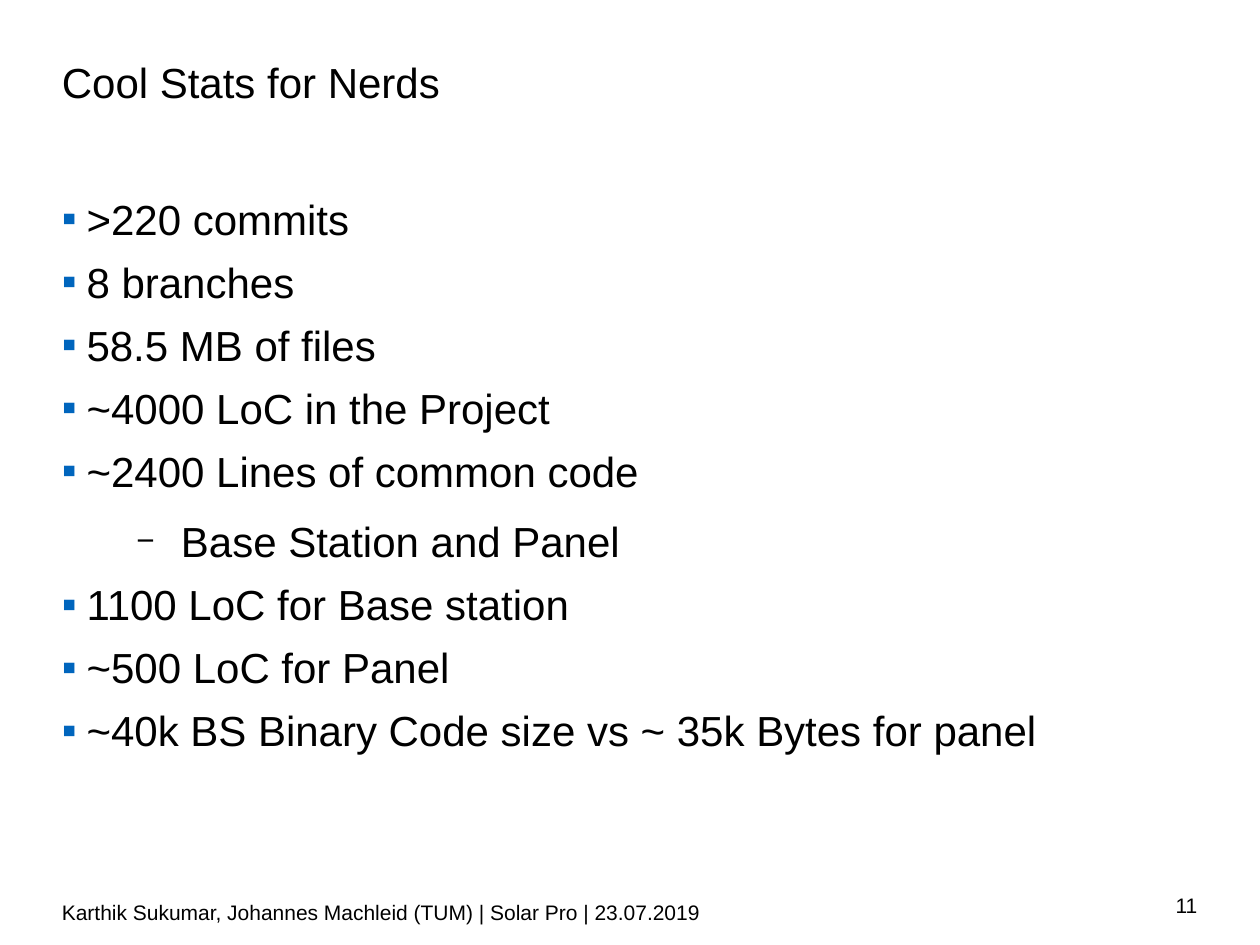
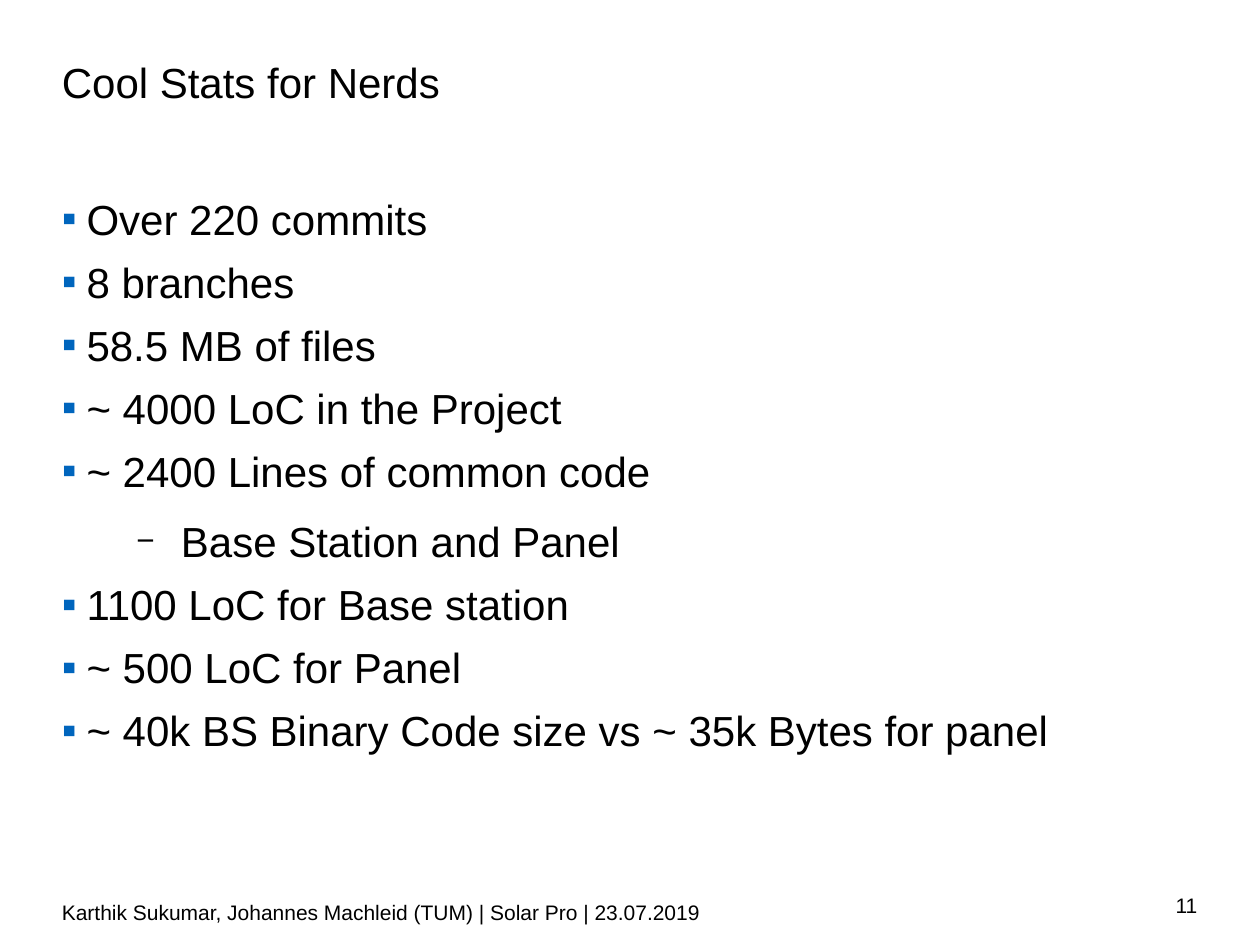
Before and after one commit to karthick1987/SolarPro, a slide deck: slide 11 of final_presentation/wsnlab-ss19-final-group1.pptx. Drawn at 1260x945 pixels with LibreOffice and Linux fonts; fonts in the diff are those of the drawing; background and template pictures are left out. Boxes give left, top, right and bottom in pixels: in the first picture for what was removed or moved away, otherwise in the second. Text is boxed around its words. In the diff, an @@ line names an element or a change of style, - is before the commit and + after.

```diff
--- a/final_presentation/wsnlab-ss19-final-group1.pptx
+++ b/final_presentation/wsnlab-ss19-final-group1.pptx
@@ text at [87,204,427,236]: text changed @@
-▪ >220 commits
+▪ Over 220 commits
@@ text at [123,393,650,488]: spaces changed @@
-▪ ~4000 LoC in the Project
-▪ ~2400 Lines of common code
+▪ ~ 4000 LoC in the Project
+▪ ~ 2400 Lines of common code
@@ text at [123,652,1048,754]: spaces changed @@
-▪ ~500 LoC for Panel
-▪ ~40k BS Binary Code size vs ~ 35k Bytes for panel
+▪ ~ 500 LoC for Panel
+▪ ~ 40k BS Binary Code size vs ~ 35k Bytes for panel
```
Also in this commit, not shown: 2 other slides changed.
